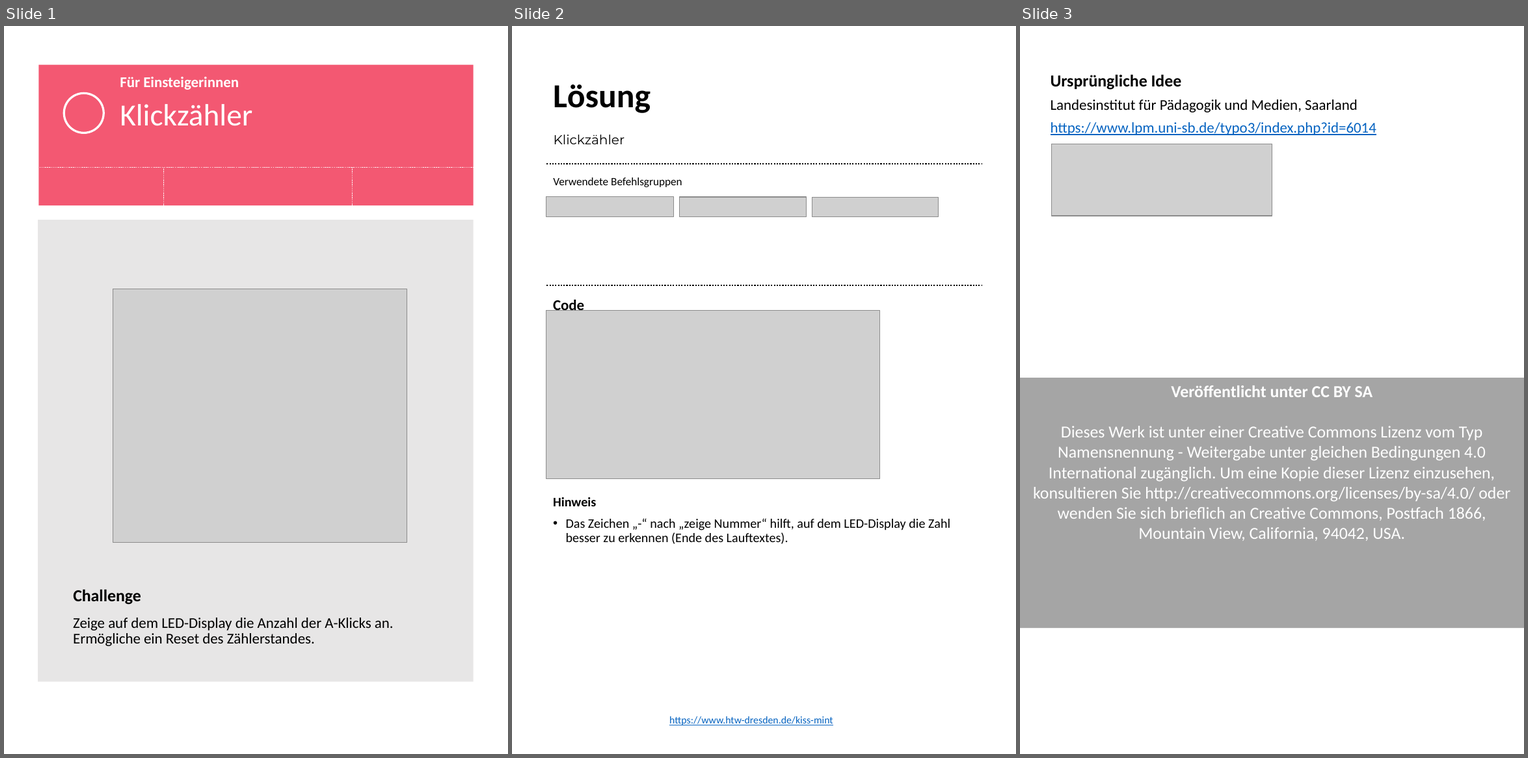
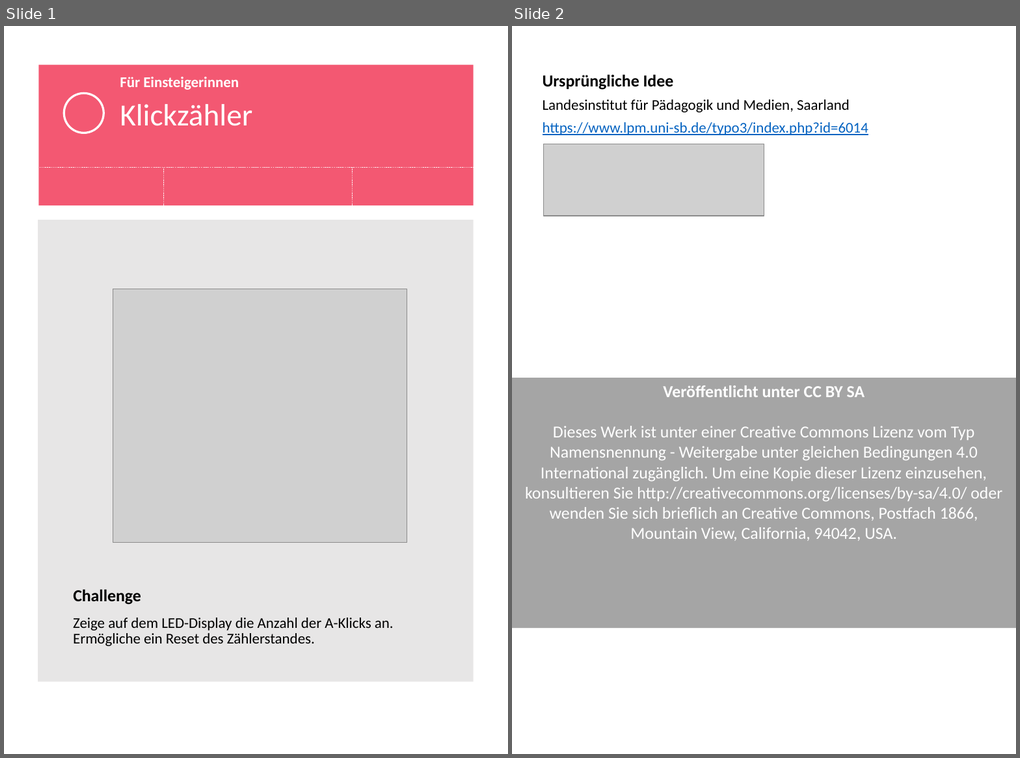
Before and after one commit to macim0/KISS_MINT, a slide deck: Klickzaehler/Klickzaehler_public.pptx. Shown side by side, each under a label of ours: slides 1, 2 and 3 before the commit, slides 1 and 2 after it. The pictures are 1528x758 and 1020x758 pixels, drawn with LibreOffice and Linux fonts; fonts in the diff are those of the drawing; grey boxes stand for pictures; background and template pictures are left out. Boxes give left, top, right and bottom in pixels: in the first picture for what was removed or moved away, otherwise in the second. Text is boxed around its words. In the diff, an @@ line names an element or a change of style, - is before the commit and + after.

```diff
--- a/Klickzaehler/Klickzaehler_public.pptx
+++ b/Klickzaehler/Klickzaehler_public.pptx
@@ slide 2 removed at [512, 26, 1016, 754], background #FFFFFF @@
@@ text removed at [553, 84, 650, 113] @@
-Lösung
@@ title removed at [554, 135, 625, 144] @@
-Klickzähler
@@ line removed from (547, 164) to (981, 164) @@
@@ text removed at [553, 177, 682, 187] @@
-Verwendete Befehlsgruppen
@@ picture removed at [546, 196, 674, 216] @@
@@ picture removed at [679, 196, 806, 216] @@
@@ picture removed at [812, 197, 938, 217] @@
@@ line removed from (547, 285) to (981, 285) @@
@@ text removed at [553, 297, 584, 311] @@
-Code
@@ picture removed at [546, 310, 879, 478] @@
@@ text removed at [553, 497, 950, 544] @@
-Hinweis
-• Das Zeichen „-“ nach „zeige Nummer“ hilft, auf dem LED-Display die Zahl besser zu erkennen (Ende des Lauftextes).
@@ text removed at [669, 716, 833, 725] @@
-https://www.htw-dresden.de/kiss-mint
@@ what was slide 3 is now slide 2 @@
```
Also in this commit, not shown: 3 other files.
